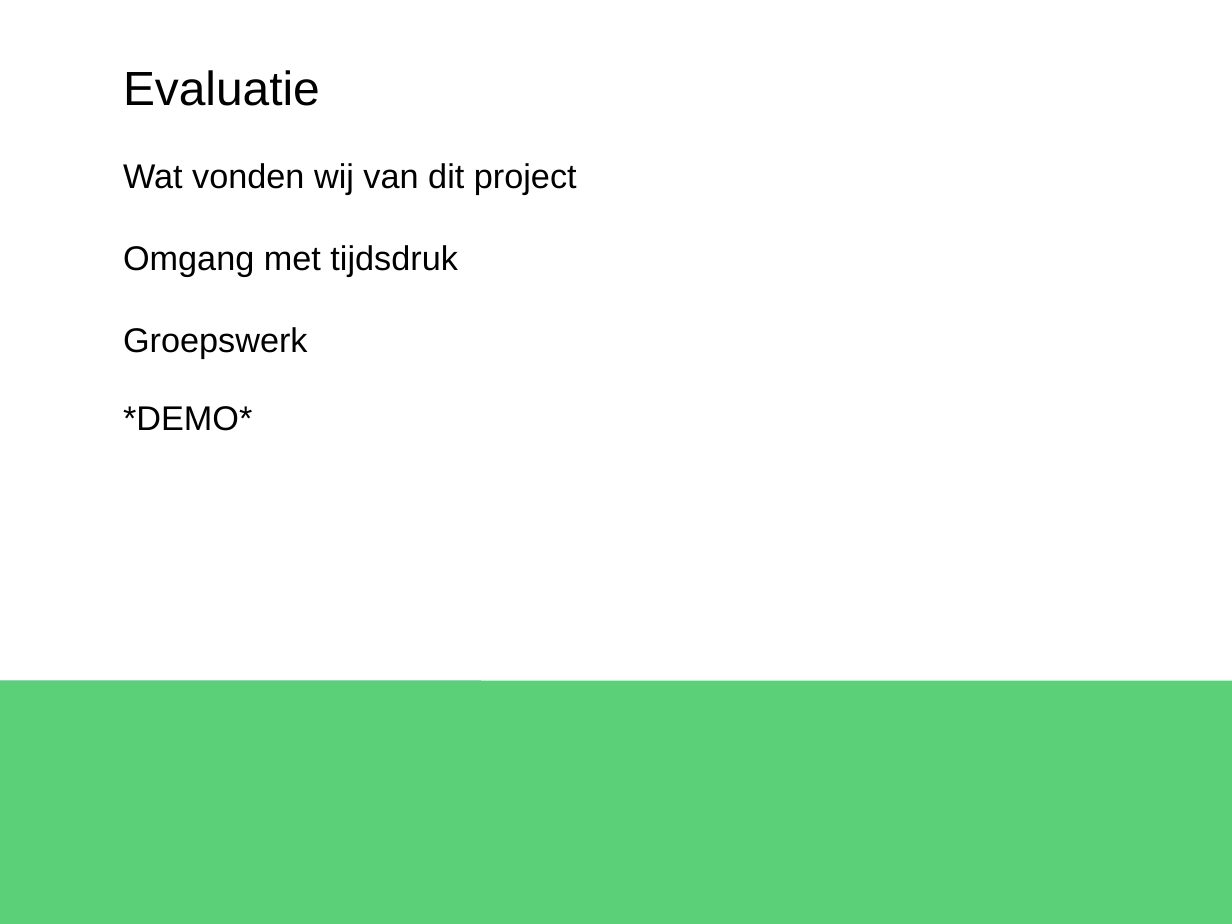
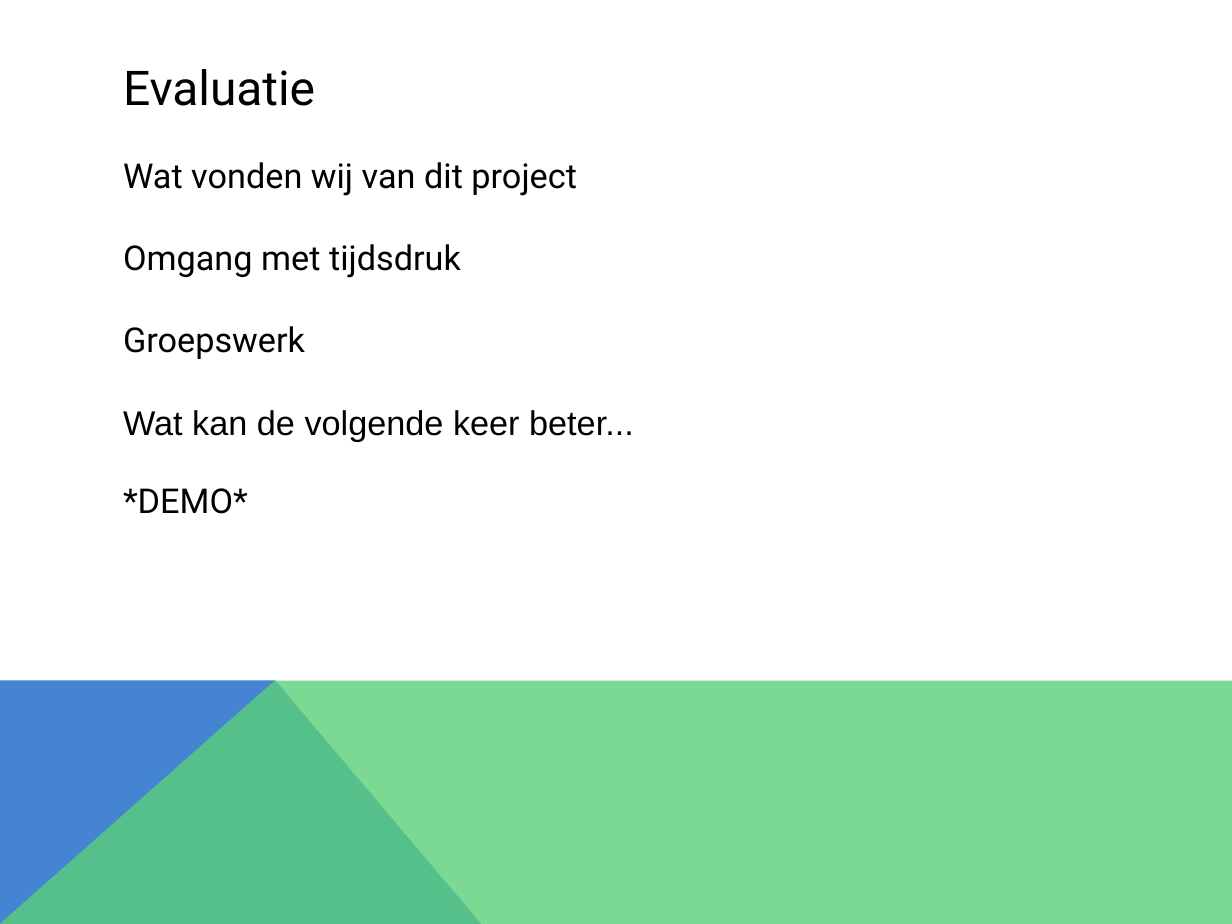
Before and after one commit to Dinilson/XNARaceGame, a slide deck: slide 8 of PRESENTATIE racegame project.pptx. Drawn at 1232x924 pixels with LibreOffice and Linux fonts; fonts in the diff are those of the drawing. Boxes give left, top, right and bottom in pixels: in the first picture for what was removed or moved away, otherwise in the second. Text is boxed around its words. In the diff, an @@ line names an element or a change of style, - is before the commit and + after.

```diff
--- a/PRESENTATIE racegame project.pptx
+++ b/PRESENTATIE racegame project.pptx
@@ text "Evaluatie" at box(123, 69, 315, 106): font Arial to Roboto @@
@@ text at box(123, 162, 577, 514): font Arial to Roboto in "Wat vonden wij van dit project", "Omgang met tijdsdruk", "Groepswerk", "*DEMO*" @@
@@ text at box(123, 410, 634, 441): paragraph added @@
+Wat kan de volgende keer beter...
@@ rectangle removed at box(0, 680, 482, 924) @@
@@ rectangle removed at box(0, 680, 1232, 924) @@
@@ freeform shape added at box(0, 680, 482, 924), fill #4584D3 @@
@@ freeform shape added at box(0, 680, 1232, 924), fill #5BD078 at 80% opacity @@
```
Also in this commit, not shown: 7 other slides changed.
